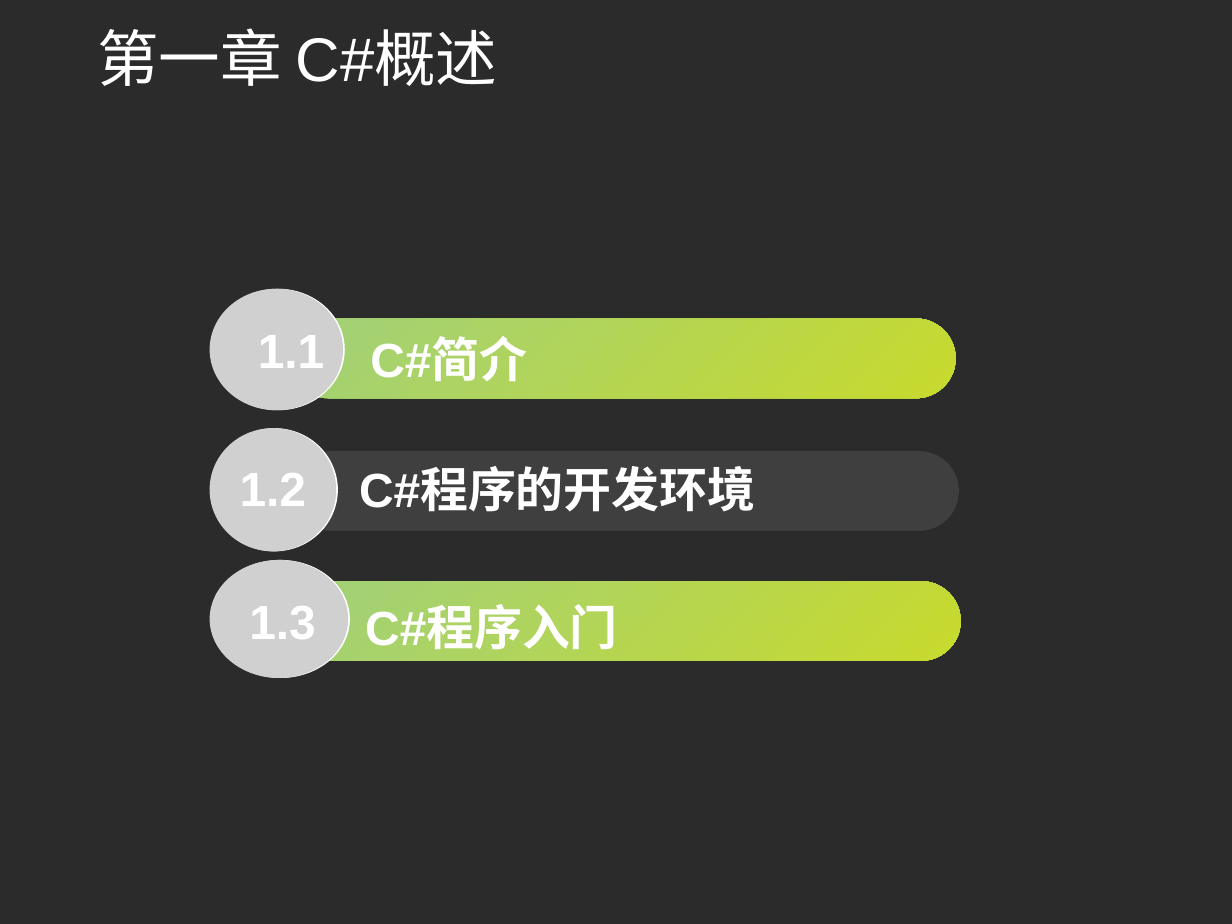
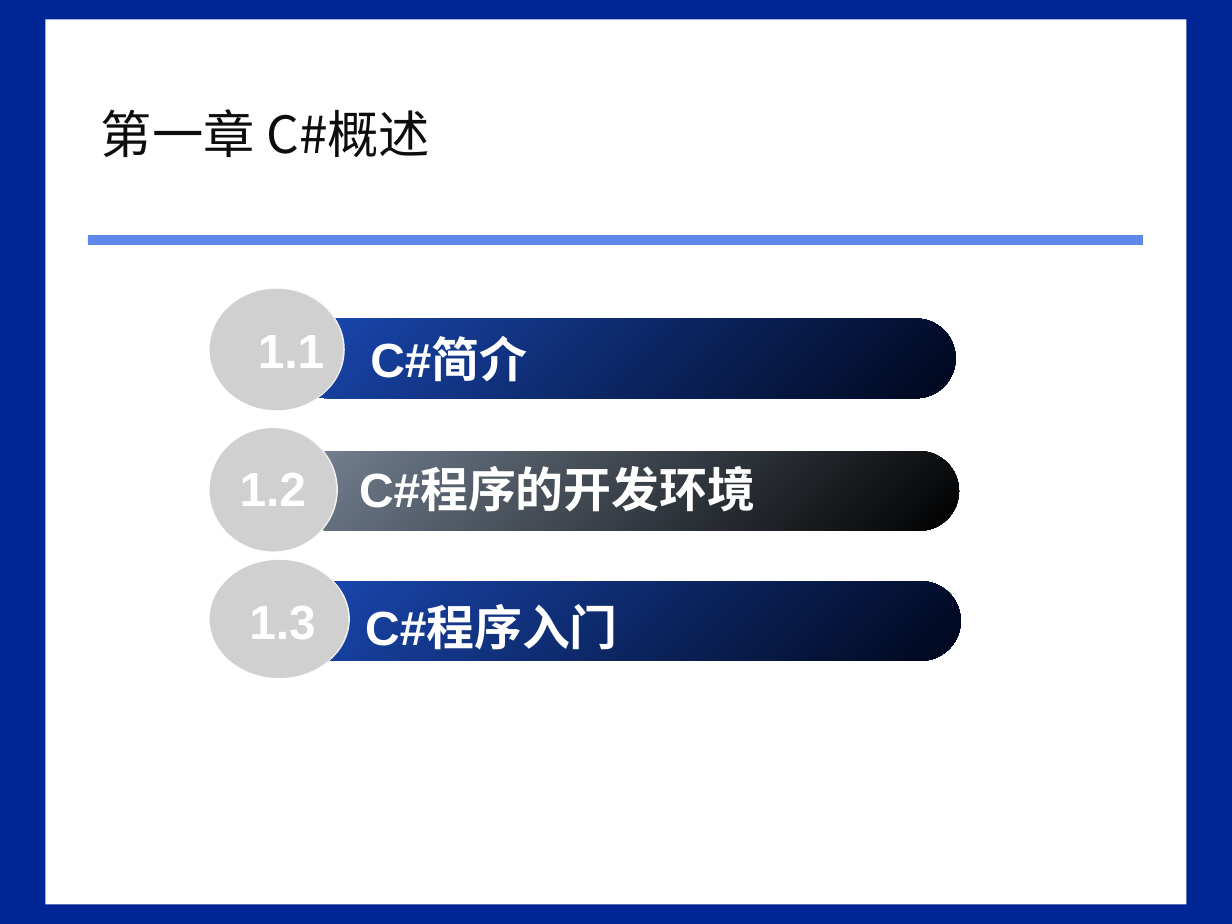
Before and after one commit to HBU/C-Sharp.net, a slide deck: slide 4 of PPT/00第一章.ppt. Drawn at 1232x924 pixels with LibreOffice and Linux fonts; fonts in the diff are those of the drawing; grey boxes stand for pictures; background and template pictures are left out; a plain dark background stands for a picture behind light text. Boxes give left, top, right and bottom in pixels: in the first picture for what was removed or moved away, otherwise in the second. Text is boxed around its words. In the diff, an @@ line names an element or a change of style, - is before the commit and + after.

```diff
--- a/PPT/00第一章.ppt
+++ b/PPT/00第一章.ppt
@@ background picture (left out) to #002595 @@
@@ rectangle added at bbox=[46, 20, 1186, 904], fill #FFFFFF @@
@@ title "第一章 C#概述": place and size @@
-title "第一章 C#概述" at bbox=[97, 28, 498, 86]
+title "第一章 C#概述" at bbox=[101, 109, 430, 157]
@@ title "第一章 C#概述" at bbox=[101, 109, 430, 157]: size 36 to 30 pt, font Arial to Noto Sans CJK SC, text colour #FFFFFF to #0D0D0D @@
@@ rectangle added at bbox=[87, 235, 1142, 245], fill #5F89E8 @@
@@ rounded rectangle at bbox=[288, 319, 956, 399]: fill gradient #A0D07A to #C8DA2D to gradient #1A49B3 to #00071C @@
@@ rounded rectangle at bbox=[292, 451, 960, 531]: fill #3F3F3F to gradient #768394 to #000000 @@
@@ rounded rectangle at bbox=[293, 582, 961, 662]: fill gradient #A0D07A to #C8DA2D to gradient #1A49B3 to #00071C @@
```
Also in this commit, not shown: 19 other slides changed, 1 other file.
